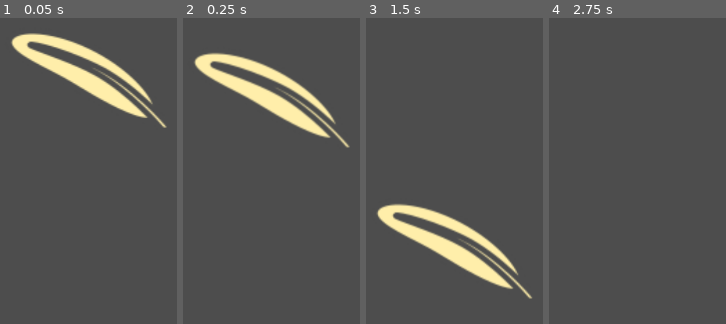
Above: before the commit, frames 1-4 (left to right).
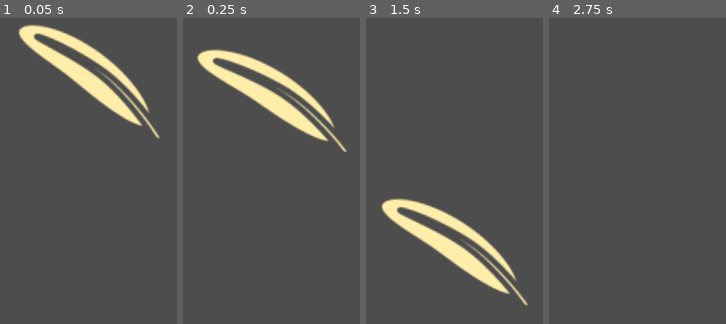
Above: after the commit, the same moments.

Repository: Floflo35/plume-pied
Game: Godot game, scene res://Scenes/main.tscn
The game is run twice, just before and just after one commit, with the same random seed, the same clock (stepped at 60 frames per second) and the same inputs.
Inputs:
- Up to frame 1 (0.05 s): no input
- Up to frame 2 (0.25 s): no input
- Up to frame 3 (1.5 s): hold Up (up) 0.53-1.28 s
- Up to frame 4 (2.75 s): hold Up (up) from 2.03 s (still down)

The runs differ from the first frame. In frame 1, 7.0% of the frame differs, in the area x 6-95%, y 2-40%; in frame 2, 4.6%; in frame 3, 5.8%; in frame 4, nothing differs.

Commit message:
Guili sound + float anim

Diff:
--- a/Scenes/plume.tscn
+++ b/Scenes/plume.tscn
@@ -18,6 +18,44 @@
 radius = 34.9631
 height = 242.478
 
+[sub_resource type="Animation" id="Animation_3evcu"]
+resource_name = "fall"
+length = 2.0
+loop_mode = 1
+tracks/0/type = "value"
+tracks/0/imported = false
+tracks/0/enabled = true
+tracks/0/path = NodePath("AnimatedSprite2D:rotation")
+tracks/0/interp = 1
+tracks/0/loop_wrap = true
+tracks/0/keys = {
+"times": PackedFloat32Array(0, 1),
+"transitions": PackedFloat32Array(0.574349, 0.535887),
+"update": 0,
+"values": [0.169297, -0.105592]
+}
+
+[sub_resource type="Animation" id="Animation_bu371"]
+length = 0.001
+tracks/0/type = "value"
+tracks/0/imported = false
+tracks/0/enabled = true
+tracks/0/path = NodePath("AnimatedSprite2D:rotation")
+tracks/0/interp = 1
+tracks/0/loop_wrap = true
+tracks/0/keys = {
+"times": PackedFloat32Array(0),
+"transitions": PackedFloat32Array(1),
+"update": 0,
+"values": [0.0]
+}
+
+[sub_resource type="AnimationLibrary" id="AnimationLibrary_sah81"]
+_data = {
+"RESET": SubResource("Animation_bu371"),
+"fall": SubResource("Animation_3evcu")
+}
+
 [node name="Plume" type="CharacterBody2D"]
 script = ExtResource("1_prk4g")
 
@@ -29,3 +67,9 @@
 position = Vector2(1, -12)
 rotation = -0.994427
 shape = SubResource("CapsuleShape2D_lmw1h")
+
+[node name="AnimationPlayer" type="AnimationPlayer" parent="."]
+libraries = {
+"": SubResource("AnimationLibrary_sah81")
+}
+autoplay = "fall"
Not shown, added: Assets/SFX/guili.wav.import
Not shown: 1 places in Scenes/plume.tscn that only renumber resources
Not shown, added: Assets/SFX/guili.wav
